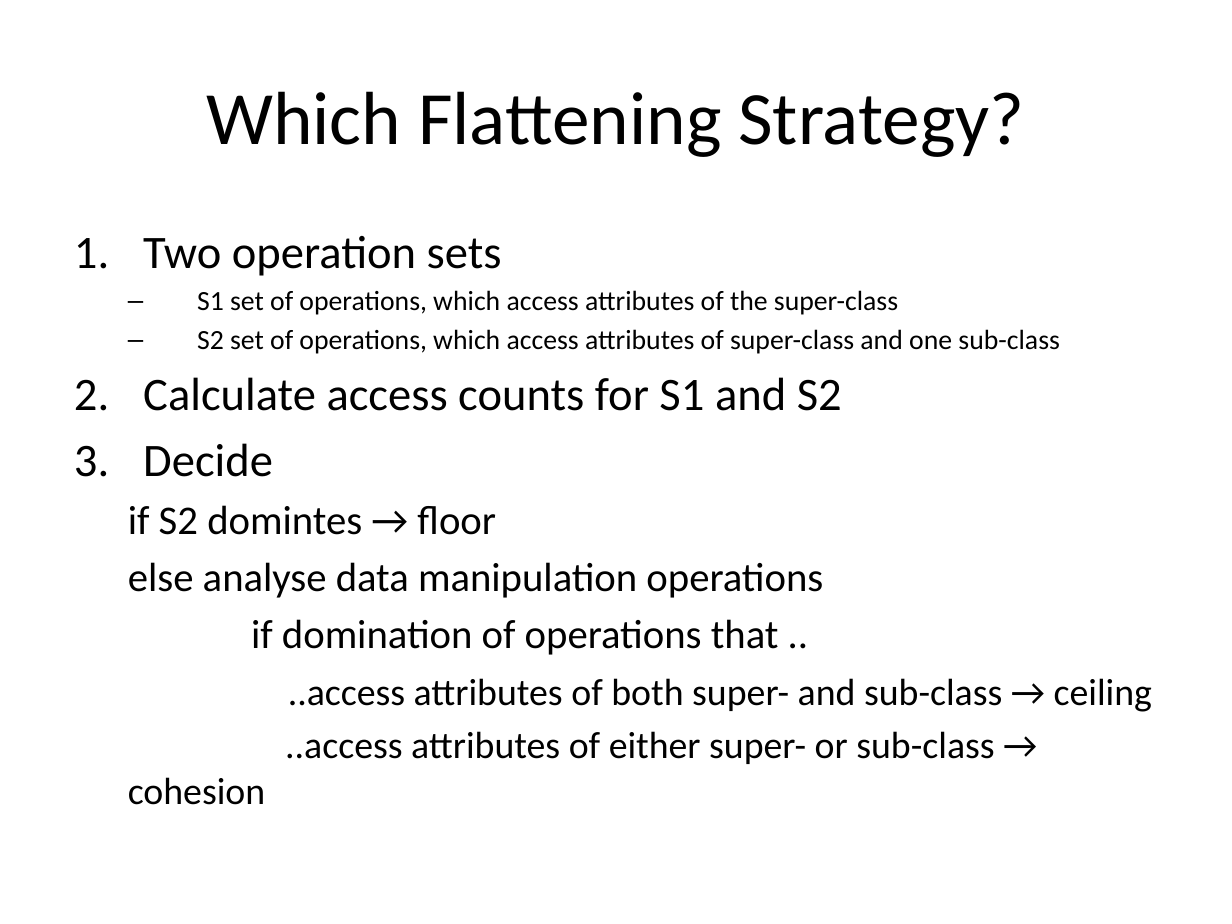
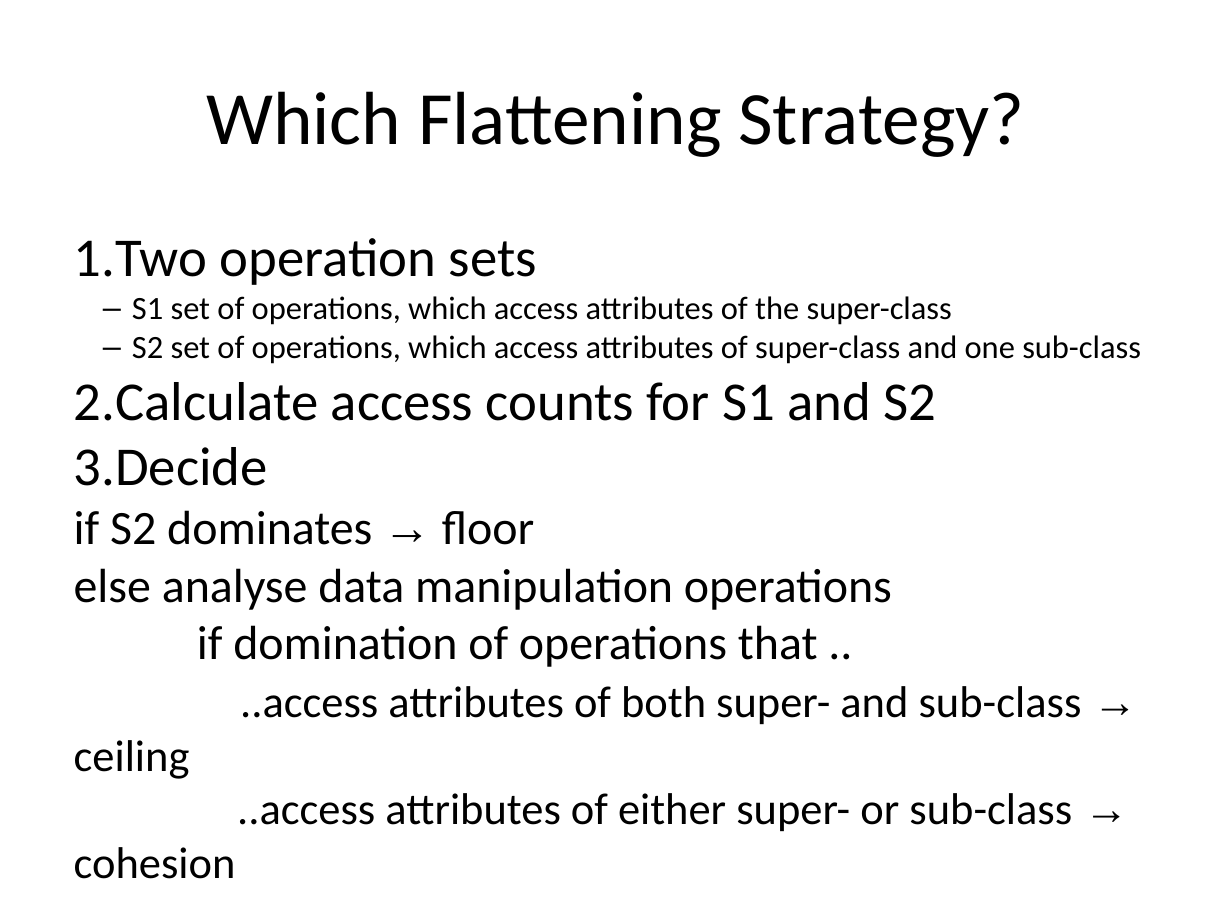
Before and after one commit to bugxd/DBTech, a slide deck: slide 12 of Assignment_4.pptx. Drawn at 1232x924 pixels with LibreOffice and Linux fonts; fonts in the diff are those of the drawing. Boxes give left, top, right and bottom in pixels: in the first picture for what was removed or moved away, otherwise in the second. Text is boxed around its words. In the diff, an @@ line names an element or a change of style, - is before the commit and + after.

```diff
--- a/Assignment_4.pptx
+++ b/Assignment_4.pptx
@@ text at bbox=[74, 238, 1141, 832]: size 27.2 to 32 pt in "Two operation sets", "Calculate access counts for S1 and S2", "Decide"; size 16.1 to 19 pt in "S1 set of operations, which access attributes ...", "S2 set of operations, which access attributes ..."; size 23.8 to 28 pt in "else analyse data manipulation operations", "if domination of operations that .."; size 22.1 to 26 pt in "..access attributes of both super- and sub-class ...", "..access attributes of either super- or sub-class ..."; font Calibri to Arial in "→", "→"; indent changed; less space between paragraphs; list level 2 to 1 in "else analyse data manipulation operations"; list level 2 to 1 in "if domination of operations that ..."; list level 2 to 1 in "..access attributes of both super- ..."; list level 2 to 1 in "..access attributes of either super- ..." @@
@@ text at bbox=[74, 510, 534, 545]: text changed; size 23.8 to 28 pt @@
-  if S2 domintes → floor
+if S2 dominates → floor
```
Also in this commit, not shown: 15 other slides changed.
